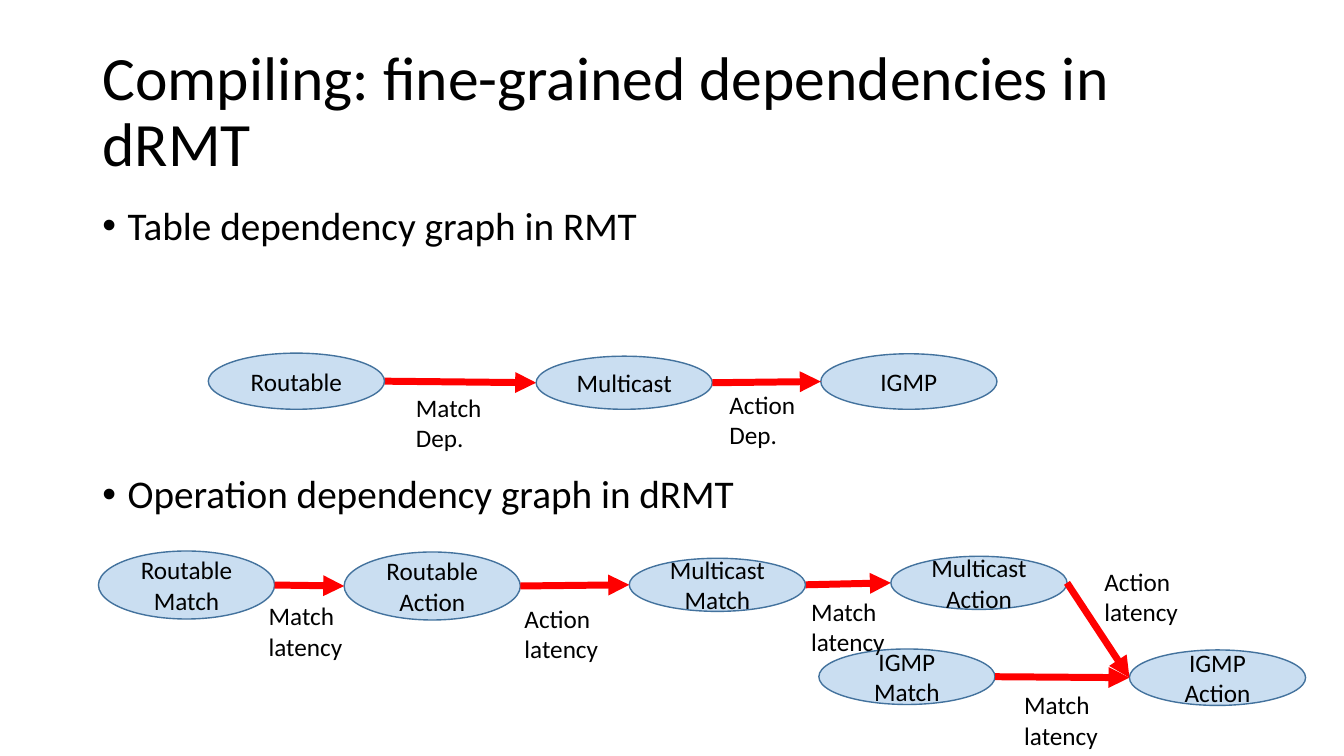
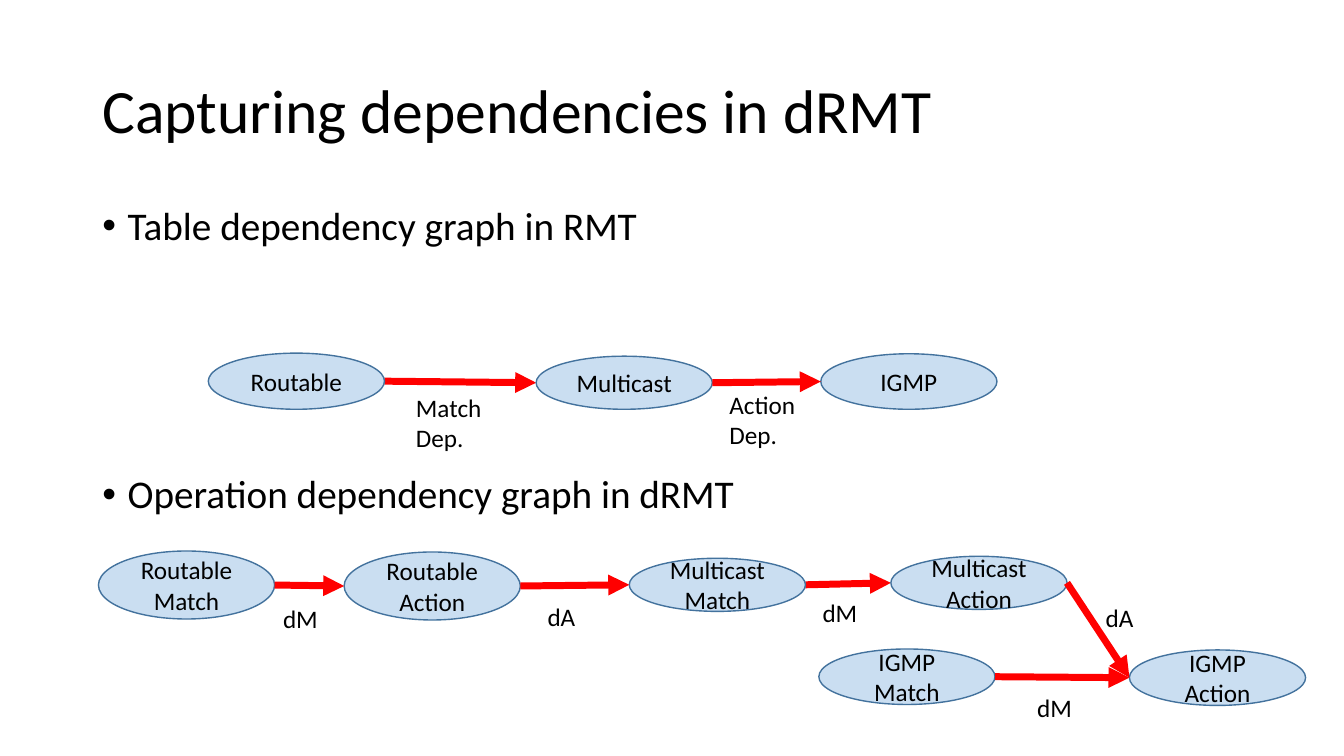
Before and after one commit to anirudhSK/drmt_talk, a slide deck: slide 17 of drmt.pptx (slide 16 before the commit). Drawn at 1344x756 pixels with LibreOffice and Linux fonts; fonts in the diff are those of the drawing. Boxes give left, top, right and bottom in pixels: in the first picture for what was removed or moved away, otherwise in the second. Text is boxed around its words. In the diff, an @@ line names an element or a change of style, - is before the commit and + after.

```diff
--- a/drmt.pptx
+++ b/drmt.pptx
@@ title at box(102, 90, 931, 144): text changed @@
-Compiling: fine-grained dependencies in dRMT
+Capturing dependencies in dRMT
@@ text at box(283, 610, 318, 628): text changed @@
-Match
-latency
+dM
@@ text at box(548, 608, 576, 626): text changed @@
-Action
-latency
+dA
@@ text at box(823, 604, 858, 622): text changed @@
-Match
-latency
+dM
@@ text at box(1106, 609, 1134, 627): text changed @@
-Action
-latency
+dA
@@ text at box(1037, 699, 1072, 717): text changed @@
-Match
-latency
+dM
```
Also in this commit, not shown: 11 other slides changed, 3 slides added, 2 slides removed.
